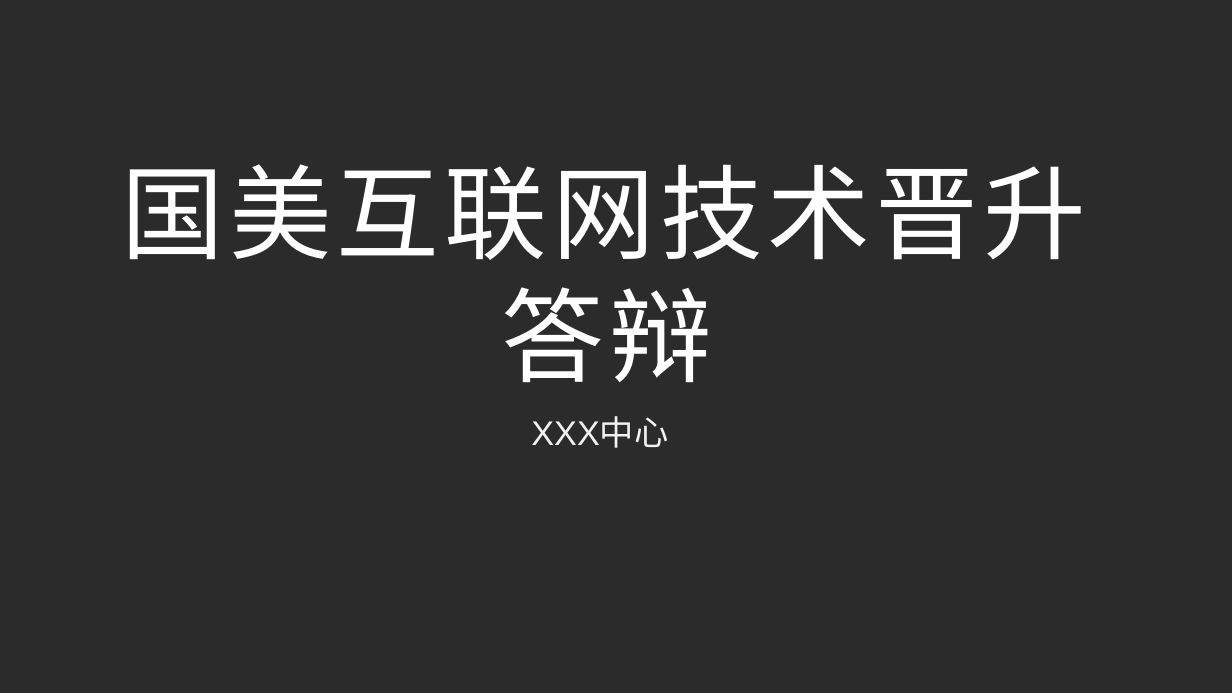
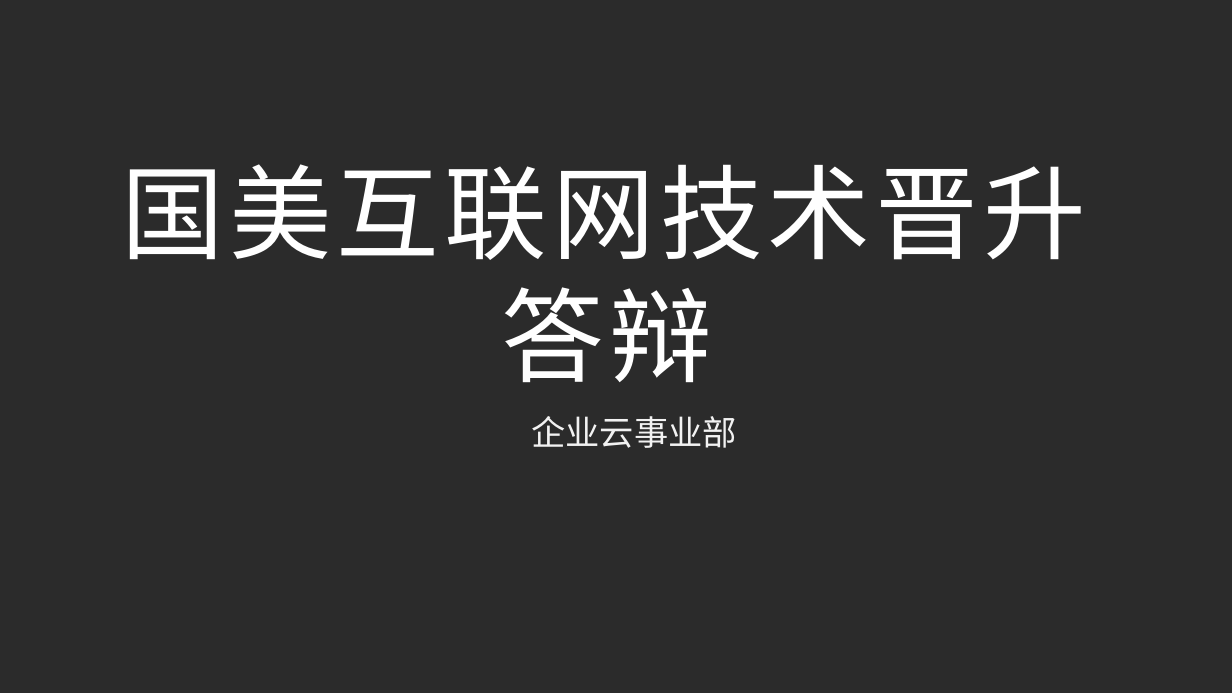
Before and after one commit to KuiShang/skilTree, a slide deck: slide 1 of 国美互联网PPT答辩模版.pptx. Drawn at 1232x693 pixels with LibreOffice and Linux fonts; fonts in the diff are those of the drawing; background and template pictures are left out; a plain dark background stands for a picture behind light text. Boxes give left, top, right and bottom in pixels: in the first picture for what was removed or moved away, otherwise in the second. Text is boxed around its words. In the diff, an @@ line names an element or a change of style, - is before the commit and + after.

```diff
--- a/国美互联网PPT答辩模版.pptx
+++ b/国美互联网PPT答辩模版.pptx
@@ subtitle at (531, 416, 737, 448): text changed @@
-XXX中心
+企业云事业部
```
Also in this commit, not shown: 7 other slides changed, 7 slides added, 3 slides removed, 23 other files.
